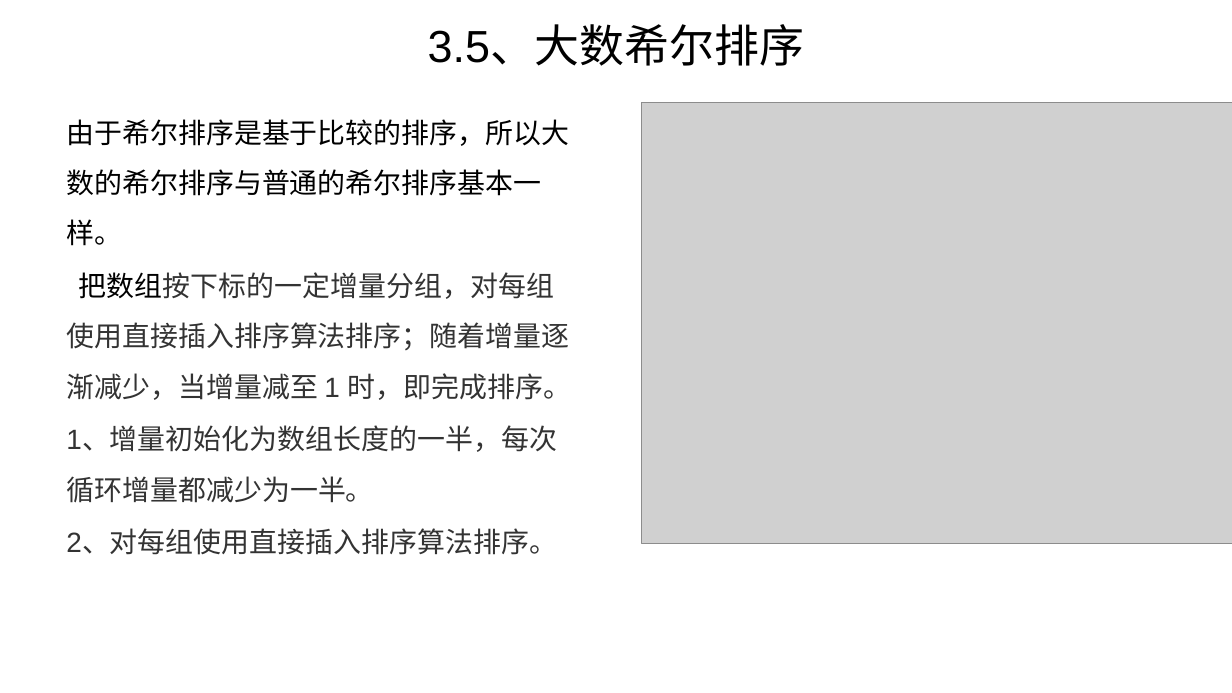
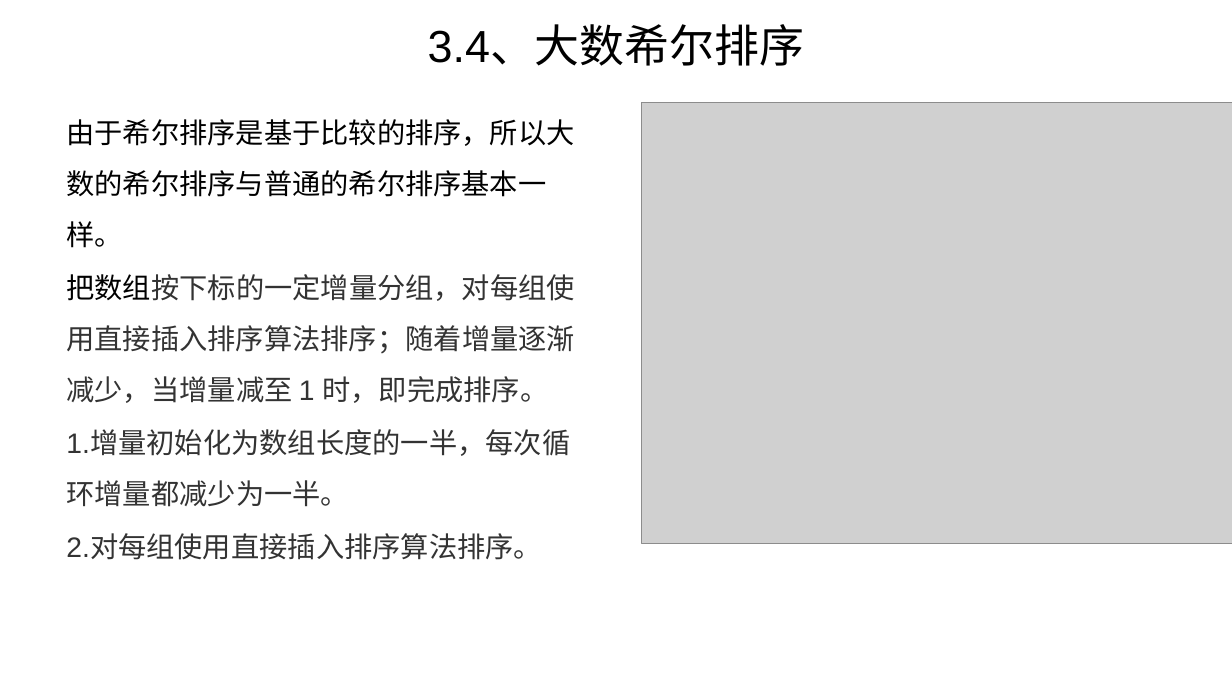
Before and after one commit to wanggy820/algorithm, a slide deck: slide 13 of 答辩报告.pptx (slide 15 before the commit). Drawn at 1232x693 pixels with LibreOffice and Linux fonts; fonts in the diff are those of the drawing; grey boxes stand for pictures. Boxes give left, top, right and bottom in pixels: in the first picture for what was removed or moved away, otherwise in the second. Text is boxed around its words. In the diff, an @@ line names an element or a change of style, - is before the commit and + after.

```diff
--- a/答辩报告.pptx
+++ b/答辩报告.pptx
@@ title at (428,27,804,66): text changed @@
-3.5、大数希尔排序
+3.4、大数希尔排序
@@ text at (66,119,575,403): size 43.5 to 44 pt in "由于希尔排序是基于比较的排序，所以大数的希尔排序与普通的希尔排序基本一样。", "把数组按下标的一定增量分组，对每组使用直接插入排序算法排序；随着增量逐渐减少，当增量减至 1 时，即完成排序。" @@
@@ text at (66,431,570,560): text changed; size 43.5 to 44 pt @@
-1、增量初始化为数组长度的一半，每次循环增量都减少为一半。
-2、对每组使用直接插入排序算法排序。
+1.增量初始化为数组长度的一半，每次循环增量都减少为一半。
+2.对每组使用直接插入排序算法排序。
```
Also in this commit, not shown: 11 other slides changed, 2 slides removed, 1 other file.
